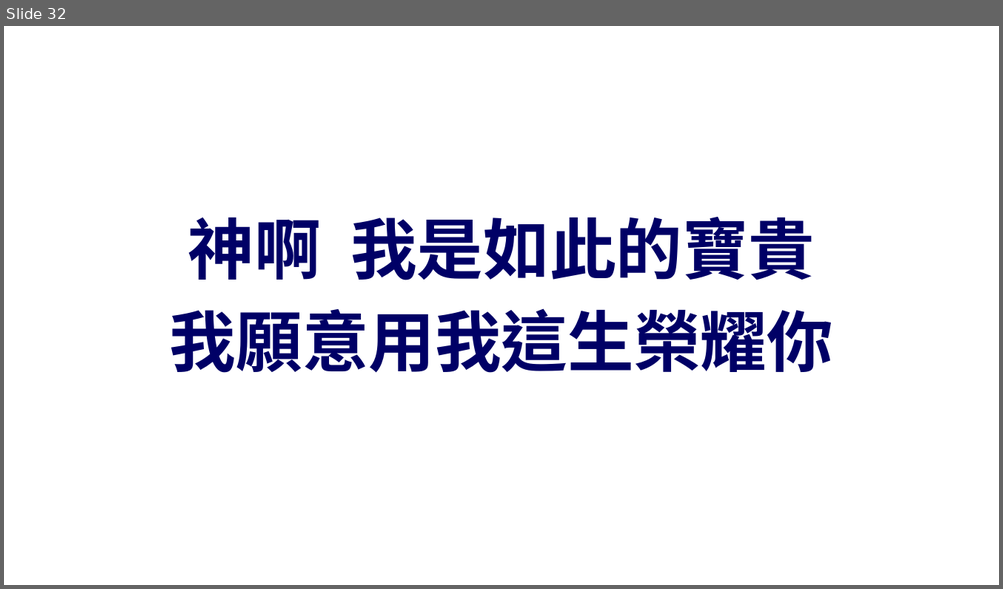
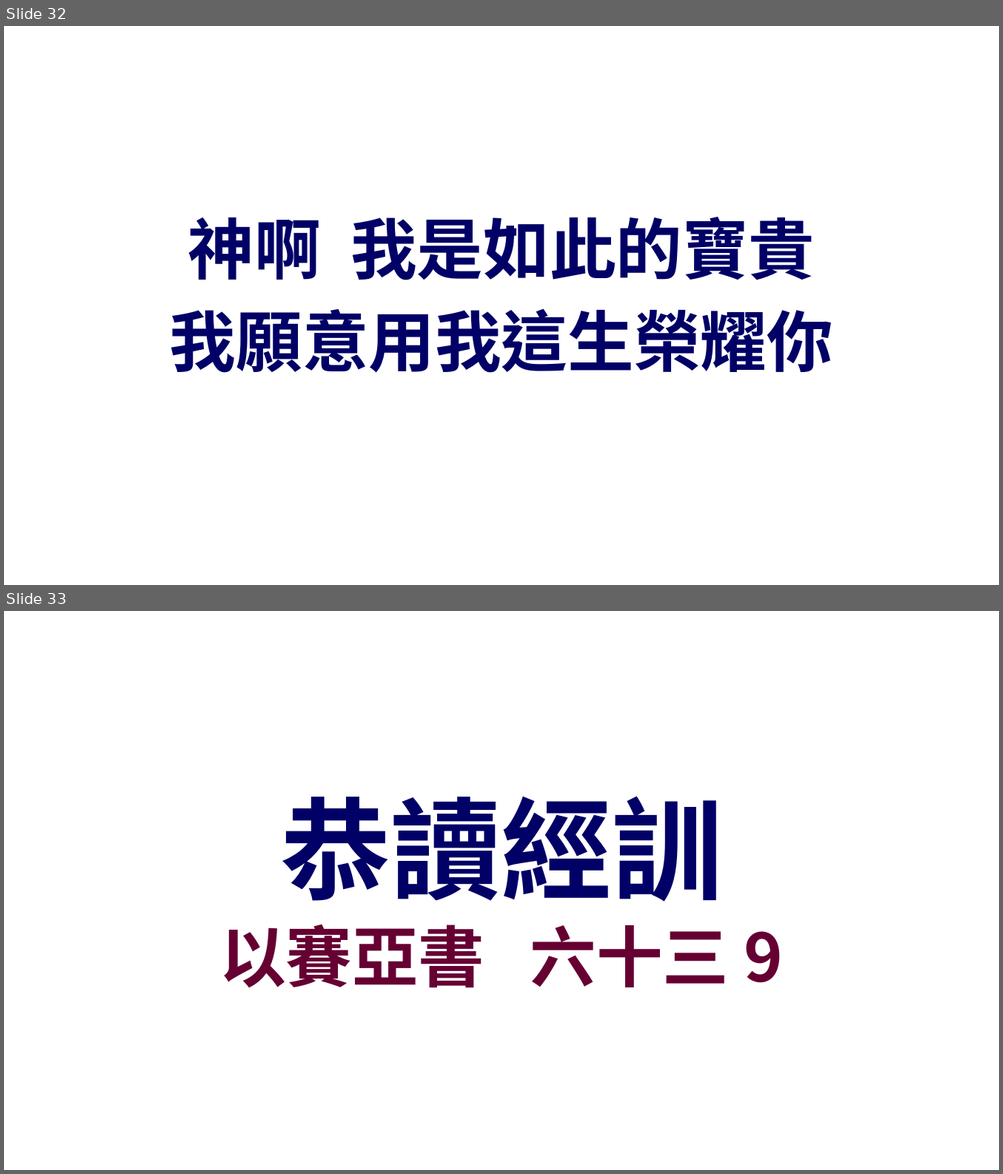
Before and after one commit to batisuoc/prayermeeting, a slide deck: 2021/6月/2021-06-03.pptx. Shown one above the other, each under a label of ours: slide 32 before the commit, slides 32 and 33 after it. The pictures are 1003x589 and 1003x1174 pixels, drawn with LibreOffice and Linux fonts; fonts in the diff are those of the drawing; background and template pictures are left out. Boxes give left, top, right and bottom in pixels: in the first picture for what was removed or moved away, otherwise in the second. Text is boxed around its words. In the diff, an @@ line names an element or a change of style, - is before the commit and + after.

```diff
--- a/2021/6月/2021-06-03.pptx
+++ b/2021/6月/2021-06-03.pptx
@@ slide 33 added at (4, 611, 999, 1170), background picture (left out) @@
@@ title added at (280, 796, 722, 902), 80 pt, text #000066, bold @@
+恭讀經訓
@@ text added at (219, 925, 783, 988), 48 pt, text #660033, bold @@
+以賽亞書 六十三 9
```
Also in this commit, not shown: 1 other slide added, 3 other files.
